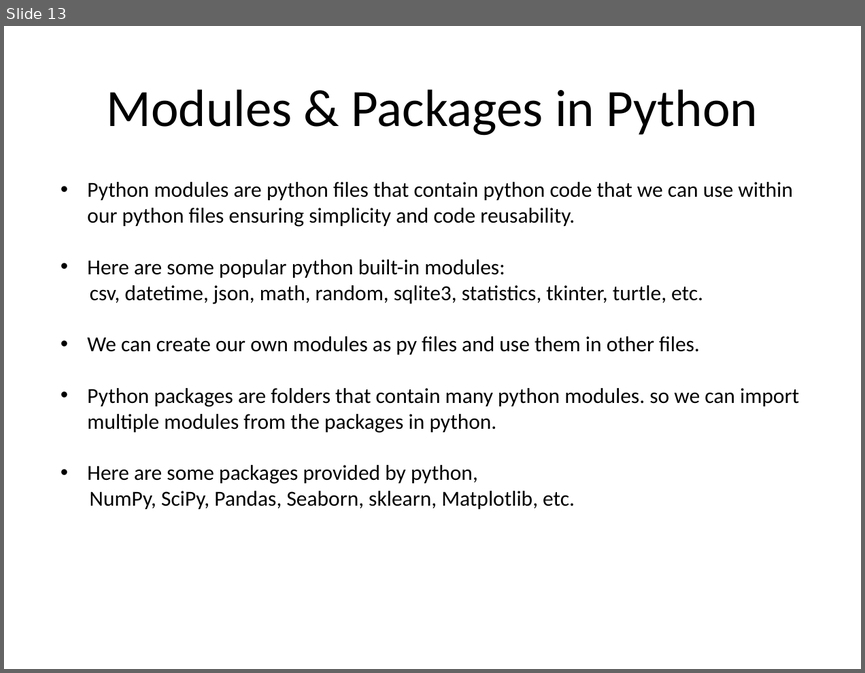
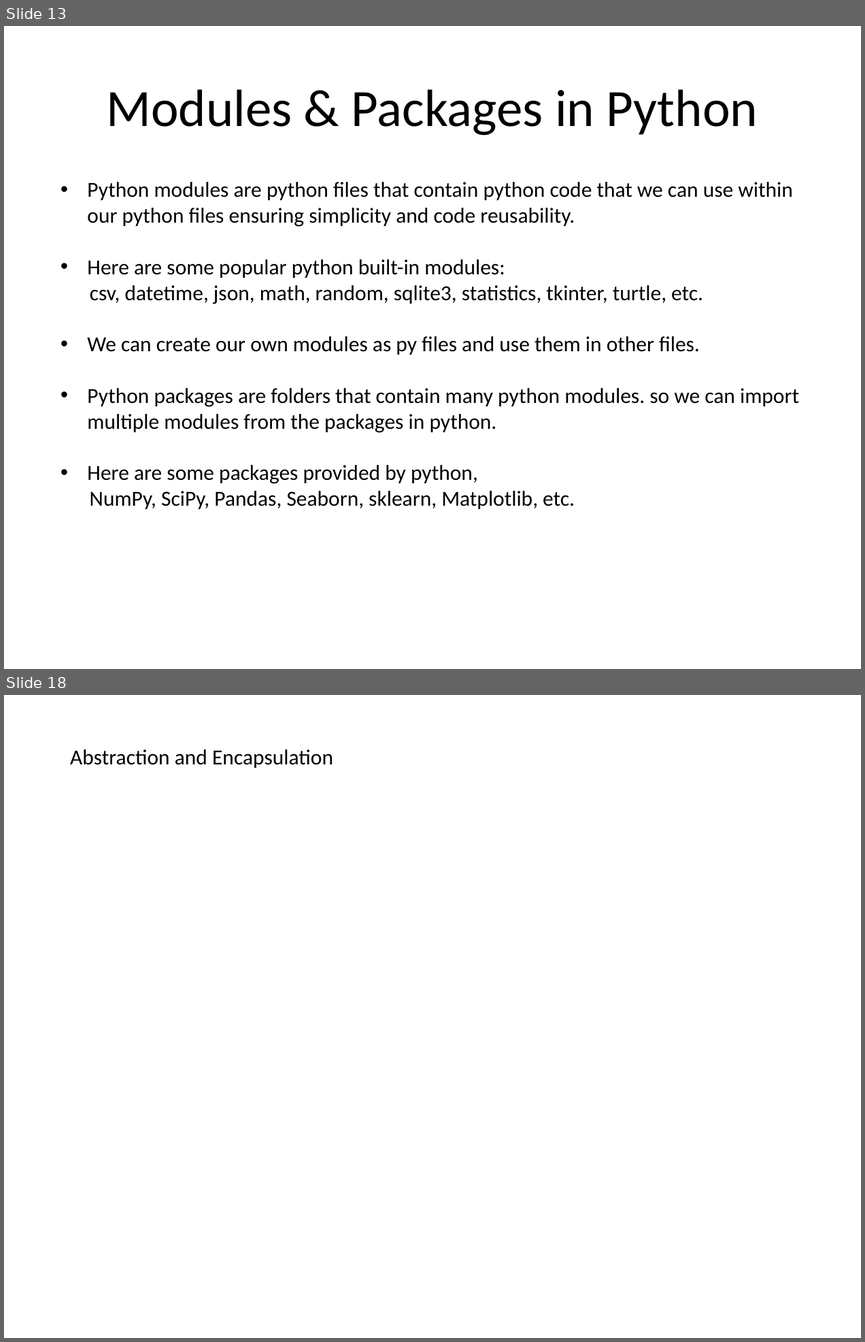
Before and after one commit to RiyaMittal/pythonSessions, a slide deck: Python Language.pptx. Shown one above the other, each under a label of ours: slide 13 before the commit, slides 13 and 18 after it; the slides between them are not shown. The pictures are 865x673 and 865x1342 pixels, drawn with LibreOffice and Linux fonts; fonts in the diff are those of the drawing. Boxes give left, top, right and bottom in pixels: in the first picture for what was removed or moved away, otherwise in the second. Text is boxed around its words. In the diff, an @@ line names an element or a change of style, - is before the commit and + after.

```diff
--- a/Python Language.pptx
+++ b/Python Language.pptx
@@ slide 18 added at bbox=[4, 695, 861, 1338], background #FFFFFF @@
@@ text added at bbox=[70, 749, 333, 768], 18 pt, text #000000 @@
+Abstraction and Encapsulation
```
Also in this commit, not shown: 5 other slides added, 13 other files.
